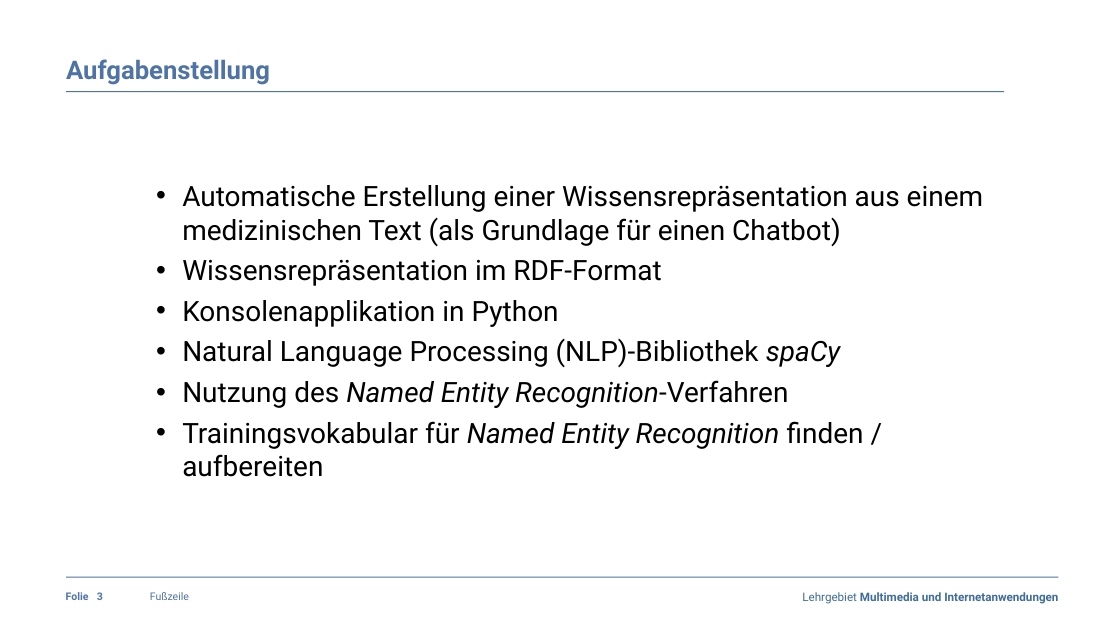
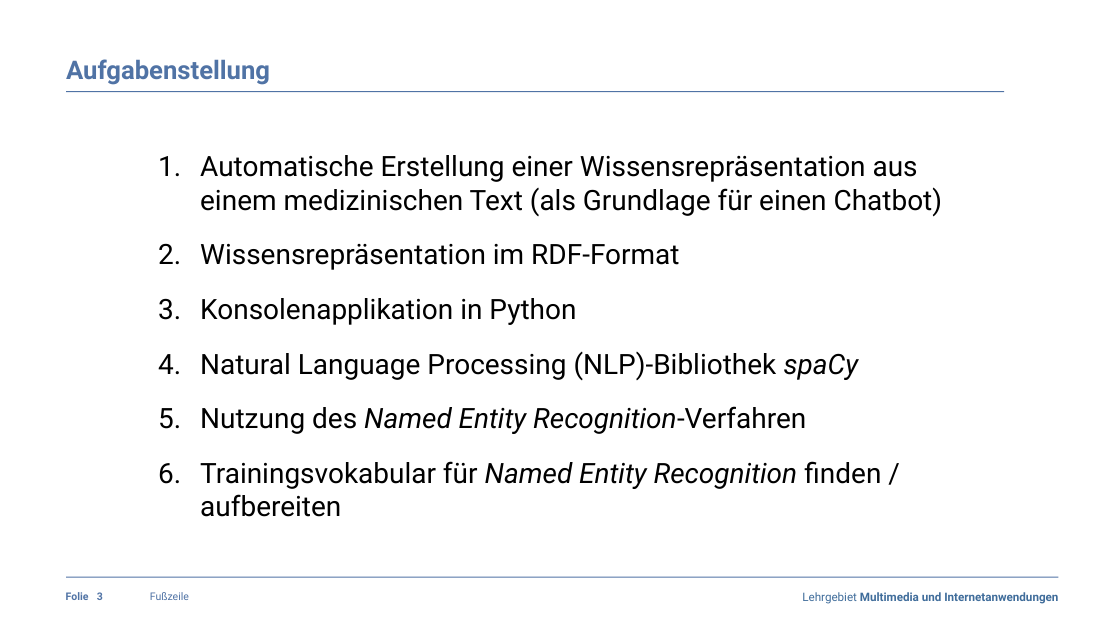
Before and after one commit to claraja/NLP_63458_WS22, a slide deck: slide 3 of Praesentation/Praesentation_Fachpraktikum_MedExtractor_Gruppe5.pptx. Drawn at 1120x630 pixels with LibreOffice and Linux fonts; fonts in the diff are those of the drawing; background and template pictures are left out. Boxes give left, top, right and bottom in pixels: in the first picture for what was removed or moved away, otherwise in the second. Text is boxed around its words. In the diff, an @@ line names an element or a change of style, - is before the commit and + after.

```diff
--- a/Praesentation/Praesentation_Fachpraktikum_MedExtractor_Gruppe5.pptx
+++ b/Praesentation/Praesentation_Fachpraktikum_MedExtractor_Gruppe5.pptx
@@ text "Automatische Erstellung einer Wissensrepräsentation aus ...": place and size @@
-text "Automatische Erstellung einer Wissensrepräsentation aus ..." at [182,185,983,477]
+text "Automatische Erstellung einer Wissensrepräsentation aus ..." at [200,155,943,517]
@@ text "Automatische Erstellung einer Wissensrepräsentation aus ..." at [200,155,943,517]: bullet • to 1.; more space between paragraphs @@
```
Also in this commit, not shown: 5 other slides changed, 2 slides added, 1 other file.
